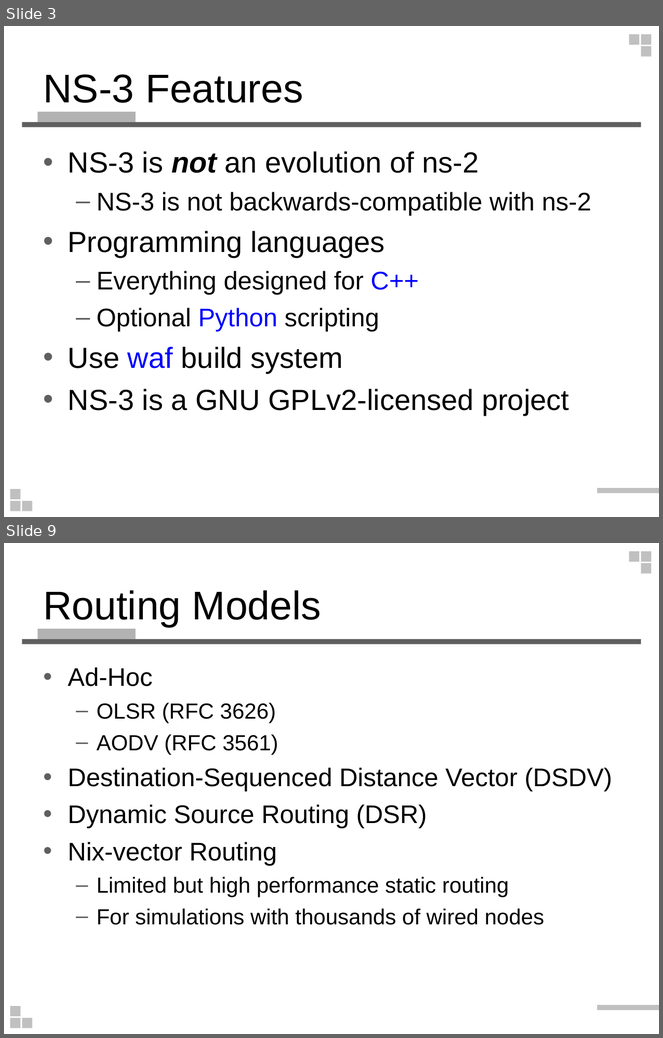
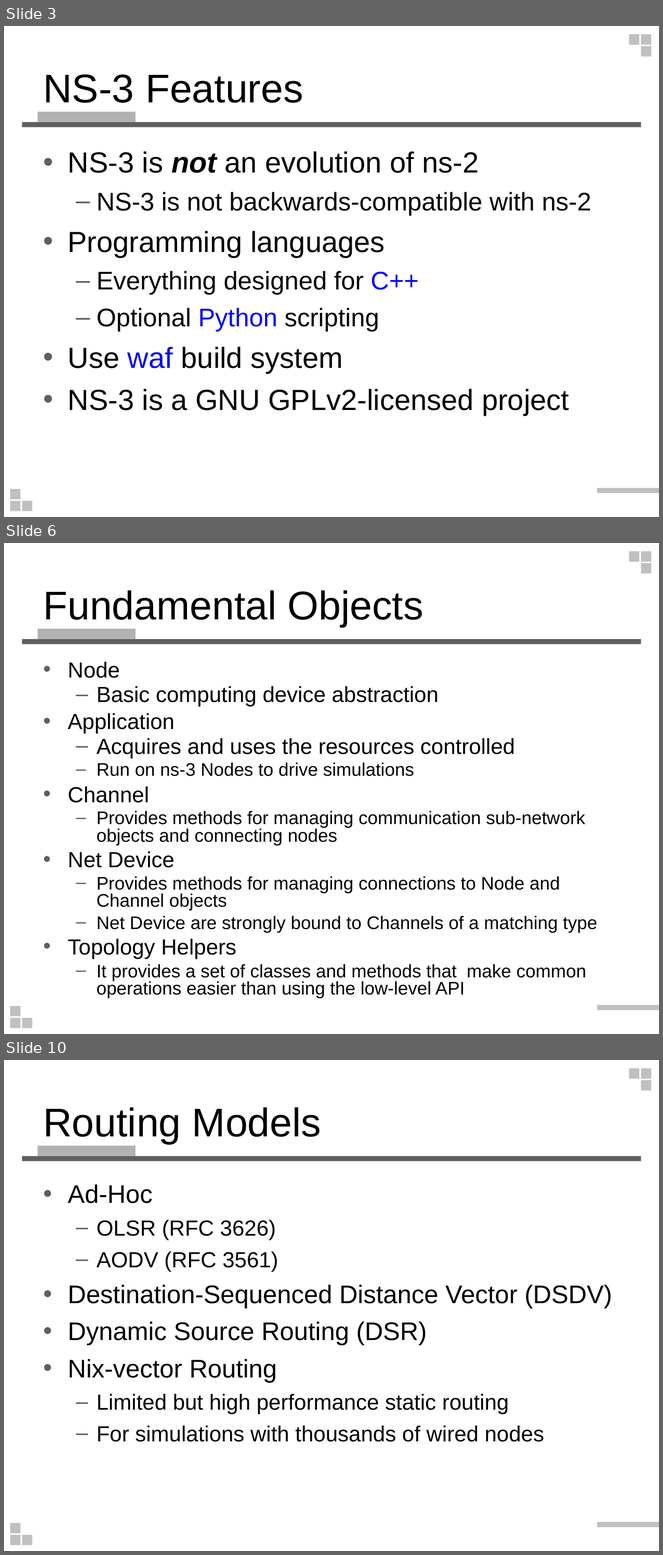
Before and after one commit to wlshiu/my_note, a slide deck: note_vg/ns3_intro.ppt. Shown one above the other, each under a label of ours: slides 3 and 9 before the commit, slides 3, 6 and 10 after it; the slides between them are not shown. The pictures are 663x1038 and 663x1555 pixels, drawn with LibreOffice and Linux fonts; fonts in the diff are those of the drawing. Boxes give left, top, right and bottom in pixels: in the first picture for what was removed or moved away, otherwise in the second. Text is boxed around its words. In the diff, an @@ line names an element or a change of style, - is before the commit and + after.

```diff
--- a/note_vg/ns3_intro.ppt
+++ b/note_vg/ns3_intro.ppt
@@ slide 6 added at [4,543,659,1034], background #FFFFFF; not listed: 9 template elements that a slide beside it also shows @@
@@ title added at [43,590,424,627], 44 pt, text #000000 @@
+Fundamental Objects
@@ text added at [68,662,597,999], 20 pt, text #000000 @@
+• Node
+  – Basic computing device abstraction
+• Application
+  – Acquires and uses the resources controlled
+  – Run on ns-3 Nodes to drive simulations
+• Channel
+  – Provides methods for managing communication sub-network objects and connecting nodes
+• Net Device
+  – Provides methods for managing connections to Node and Channel objects
+  – Net Device are strongly bound to Channels of a matching type
+• Topology Helpers
+  – It provides a set of classes and methods that make common operations easier than using the low-level API
@@ what was slide 9 is now slide 10 @@
```
Also in this commit, not shown: 3 slides changed, 2 other slides added, 2 slides removed.
